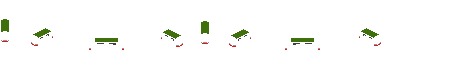
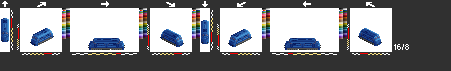
Layers edited between the first and the second w=451, h=71 image:
hid "bk1" over [1, 19, 381, 50]
showed "mx" over [0, 0, 451, 71]
